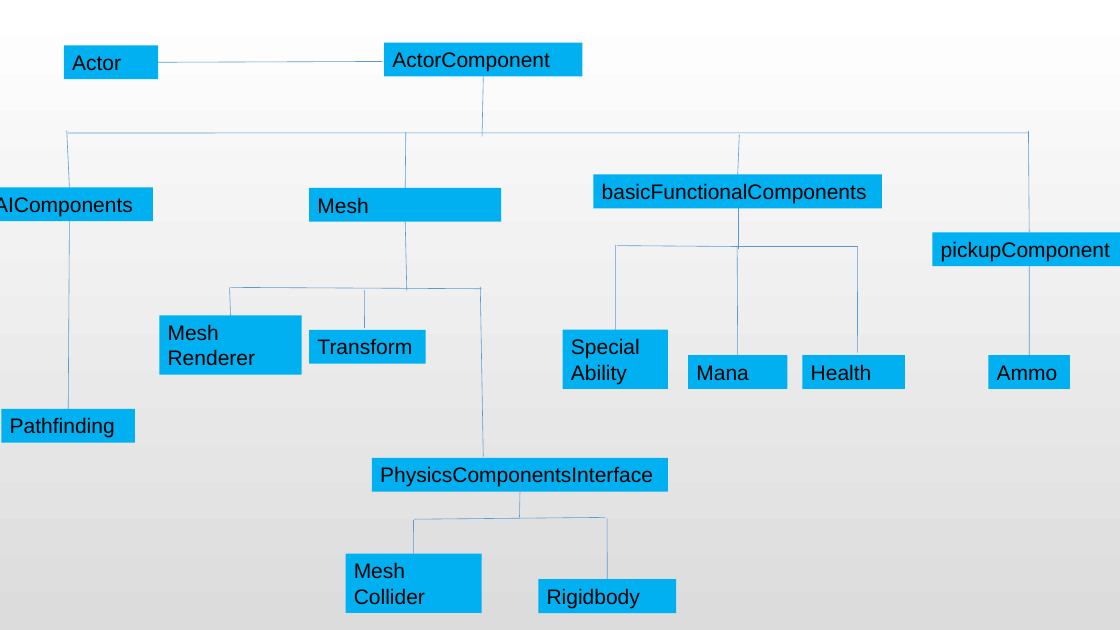
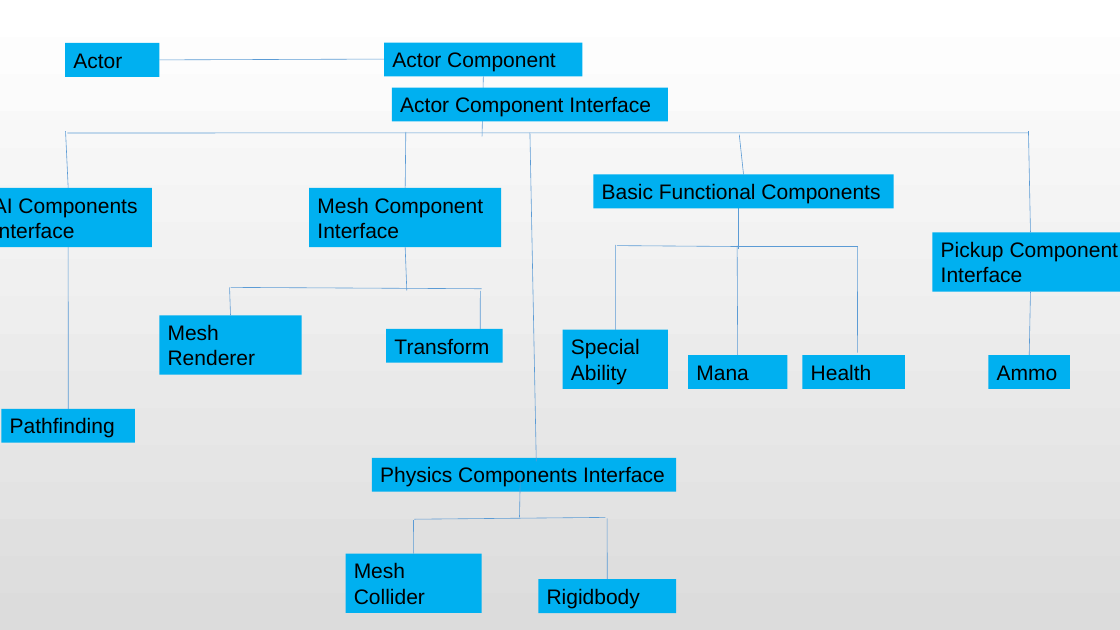
Before and after one commit to 354316936/Lag-Engine, a slide deck: slide 1 of Engine_Project/Docs/Lab3/Part1-part3.pptx. Drawn at 1120x630 pixels with LibreOffice and Linux fonts; fonts in the diff are those of the drawing. Boxes give left, top, right and bottom in pixels: in the first picture for what was removed or moved away, otherwise in the second. Text is boxed around its words. In the diff, an @@ line names an element or a change of style, - is before the commit and + after.

```diff
--- a/Engine_Project/Docs/Lab3/Part1-part3.pptx
+++ b/Engine_Project/Docs/Lab3/Part1-part3.pptx
@@ text in rectangle at [392, 52, 556, 72]: spaces changed @@
-ActorComponent
+Actor Component
@@ rectangle added at [392, 87, 669, 121], fill #00B0F0, 18 pt, text #000000 @@
+Actor Component Interface
@@ line moved from (481, 287) - (483, 457) to (530, 133) - (536, 461) @@
@@ line moved from (739, 134) - (738, 175) to (739, 134) - (744, 175) @@
@@ rectangle "Basic Functional Components": place and size @@
-rectangle "Basic Functional Components" at [593, 175, 882, 208]
+rectangle "Basic Functional Components" at [593, 175, 893, 208]
@@ text in rectangle at [0, 198, 399, 239]: text changed @@
-AIComponents
+AI Components Interface
@@ rectangle "AI Components Interface": place and size @@
-rectangle "AI Components Interface" at [0, 187, 153, 221]
+rectangle "AI Components Interface" at [0, 188, 152, 248]
@@ rectangle "Mesh Component Interface": place and size @@
-rectangle "Mesh Component Interface" at [309, 188, 502, 222]
+rectangle "Mesh Component Interface" at [309, 188, 502, 248]
@@ text in rectangle at [317, 197, 484, 217]: text changed @@
-Mesh
+Mesh Component Interface
@@ text in rectangle at [602, 183, 880, 204]: text changed @@
-basicFunctionalComponents
+Basic Functional Components
@@ rectangle "Pickup Component Interface": place and size @@
-rectangle "Pickup Component Interface" at [933, 233, 1120, 266]
+rectangle "Pickup Component Interface" at [933, 233, 1120, 292]
@@ line moved from (68, 409) - (70, 221) to (68, 409) - (68, 247) @@
@@ line moved from (405, 222) - (407, 291) to (405, 247) - (407, 291) @@
@@ text in rectangle at [941, 241, 1119, 283]: text changed @@
-pickupComponent
+Pickup Component Interface
@@ line moved from (365, 290) - (365, 329) to (481, 291) - (481, 329) @@
@@ line moved from (1029, 355) - (1029, 266) to (1029, 355) - (1031, 292) @@
@@ rectangle "Transform": place and size @@
-rectangle "Transform" at [309, 330, 426, 364]
+rectangle "Transform" at [386, 329, 503, 363]
@@ rectangle "Physics Components Interface": place and size @@
-rectangle "Physics Components Interface" at [372, 458, 668, 492]
+rectangle "Physics Components Interface" at [372, 458, 676, 492]
@@ text in rectangle at [380, 466, 665, 487]: spaces changed @@
-PhysicsComponentsInterface
+Physics Components Interface
```
Also in this commit, not shown: 1 other slide changed.
